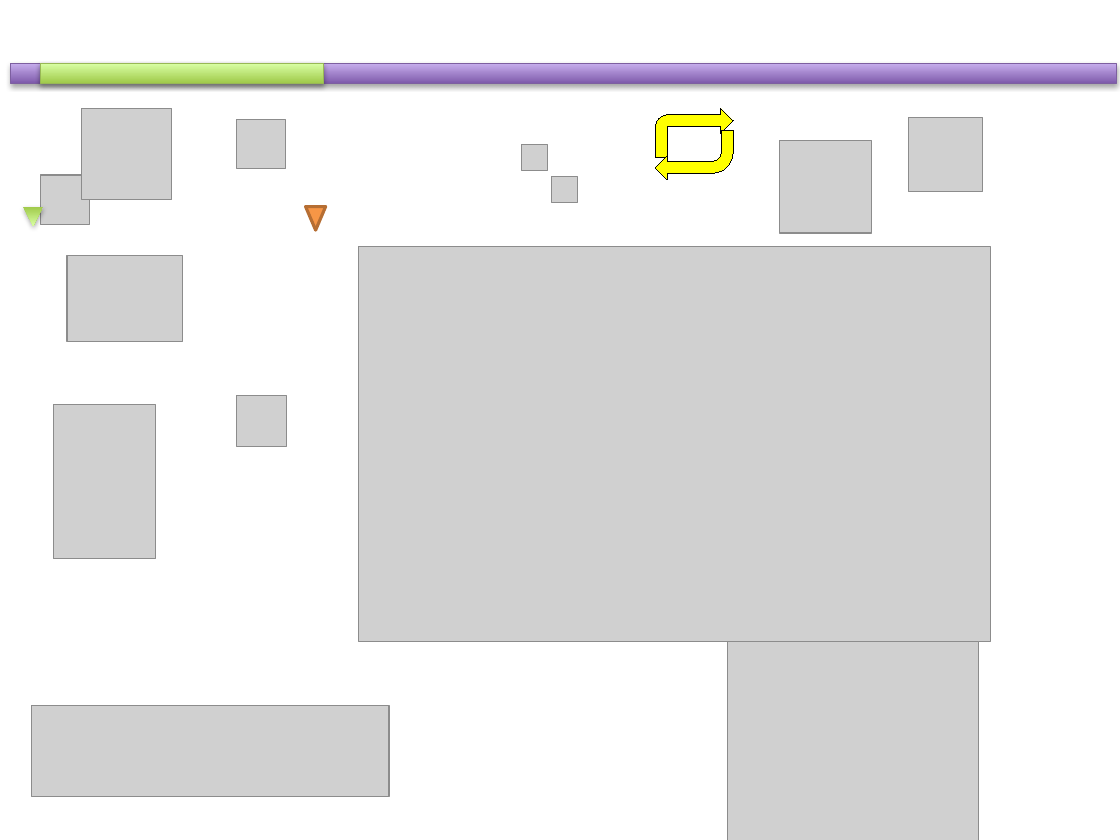
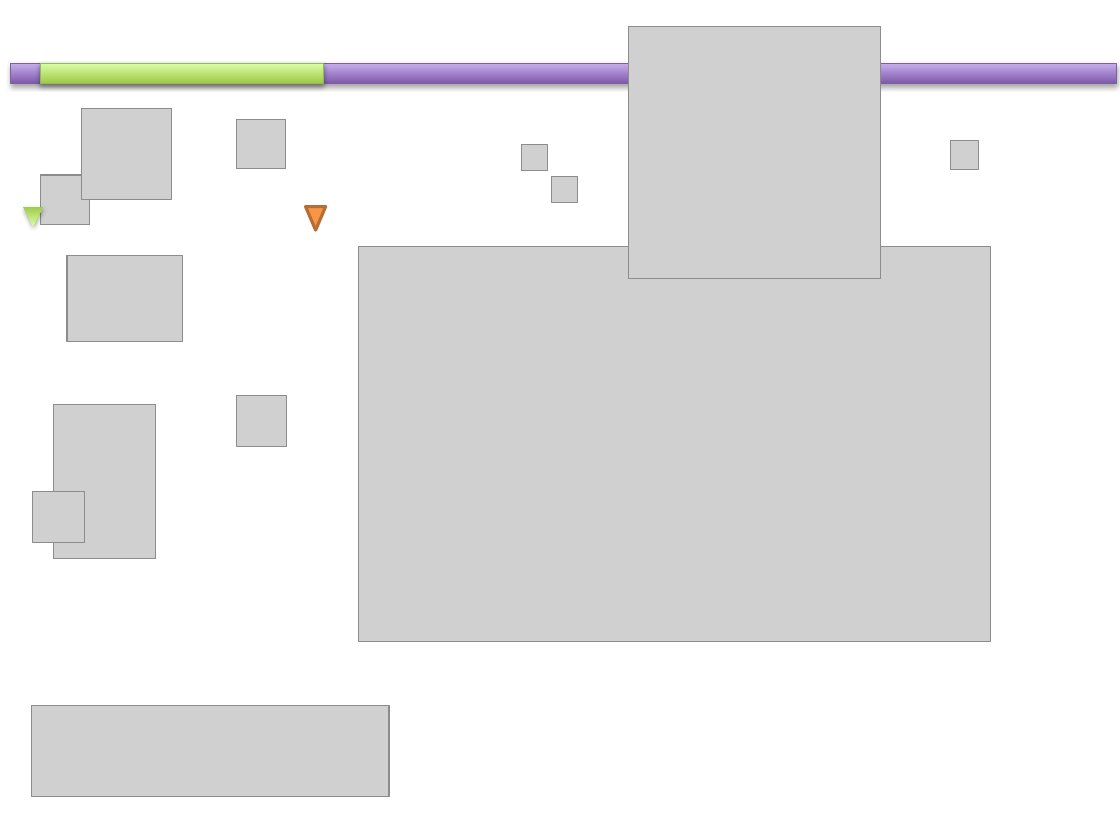
Before and after one commit to etayki/heyDude, a slide deck: slide 4 of GraphicDesign.pptx. Drawn at 1120x840 pixels with LibreOffice and Linux fonts; fonts in the diff are those of the drawing; grey boxes stand for pictures. Boxes give left, top, right and bottom in pixels: in the first picture for what was removed or moved away, otherwise in the second. Text is boxed around its words. In the diff, an @@ line names an element or a change of style, - is before the commit and + after.

```diff
--- a/GraphicDesign.pptx
+++ b/GraphicDesign.pptx
@@ picture: place and size @@
-picture at bbox=[728, 641, 979, 840]
+picture at bbox=[628, 27, 879, 278]
@@ bent arrow removed at bbox=[655, 109, 734, 158] @@
@@ bent arrow removed at bbox=[655, 130, 734, 179] @@
@@ picture: place and size @@
-picture at bbox=[908, 118, 983, 193]
+picture at bbox=[950, 141, 979, 170]
@@ picture: place and size @@
-picture at bbox=[780, 141, 871, 233]
+picture at bbox=[32, 492, 84, 543]
```
Also in this commit, not shown: 2 slides removed, 1 other file.
